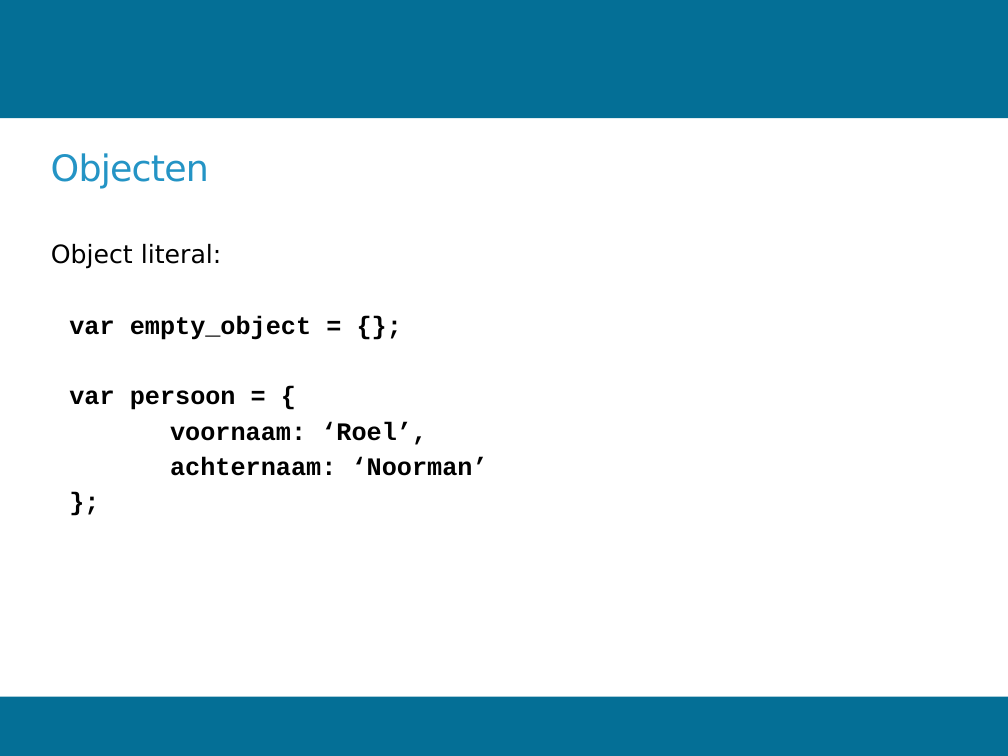
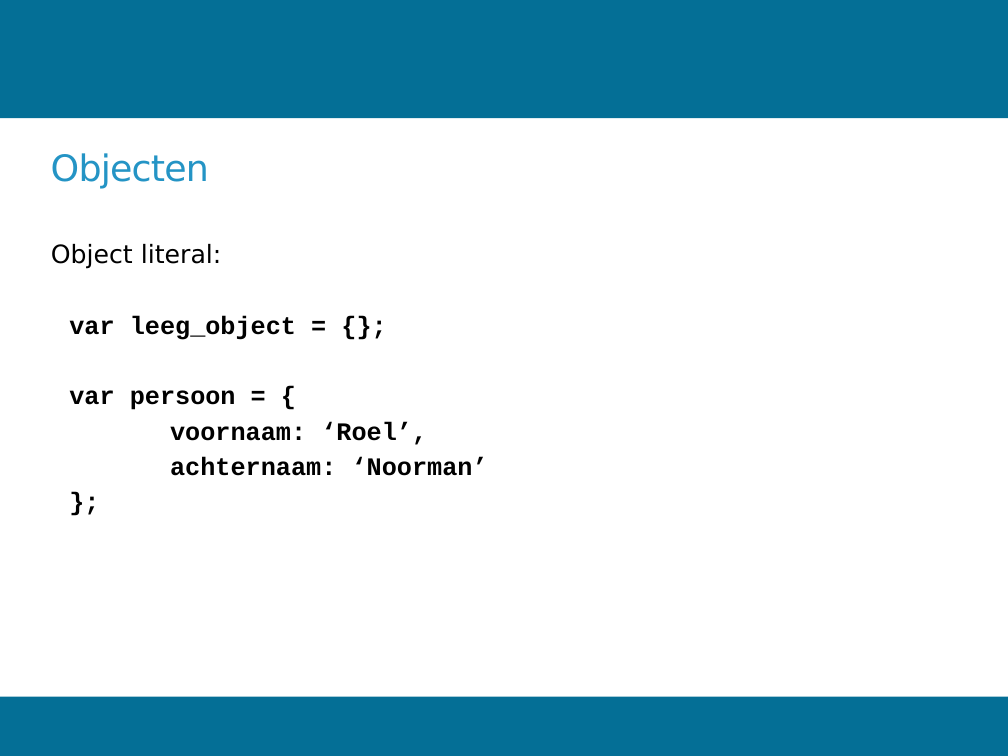
Before and after one commit to Woetjo/introAngular, a slide deck: slide 7 of introJavaScript.pptx (slide 4 before the commit). Drawn at 1008x756 pixels with LibreOffice and Linux fonts; fonts in the diff are those of the drawing; background and template pictures are left out. Boxes give left, top, right and bottom in pixels: in the first picture for what was removed or moved away, otherwise in the second. Text is boxed around its words. In the diff, an @@ line names an element or a change of style, - is before the commit and + after.

```diff
--- a/introJavaScript.pptx
+++ b/introJavaScript.pptx
@@ text at [69, 315, 296, 340]: text changed @@
-    var empty_object = {};
+    var leeg_object = {};
```
Also in this commit, not shown: 13 other slides changed, 4 slides added, 1 other file.
